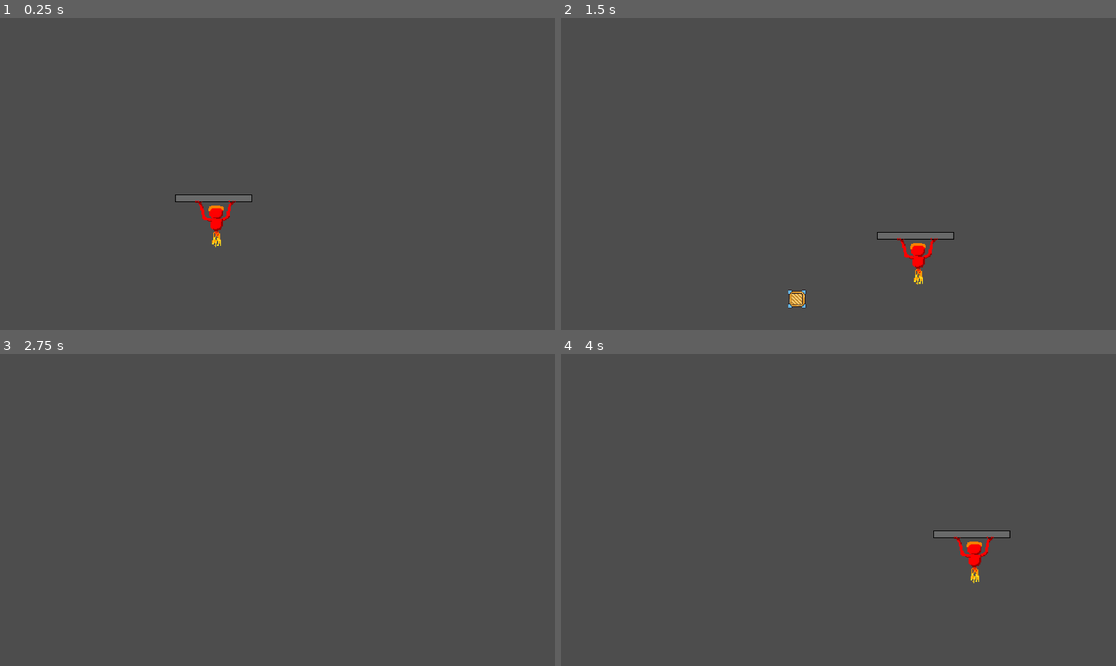
Above: before the commit, frames 1-4 (two rows, left to right).
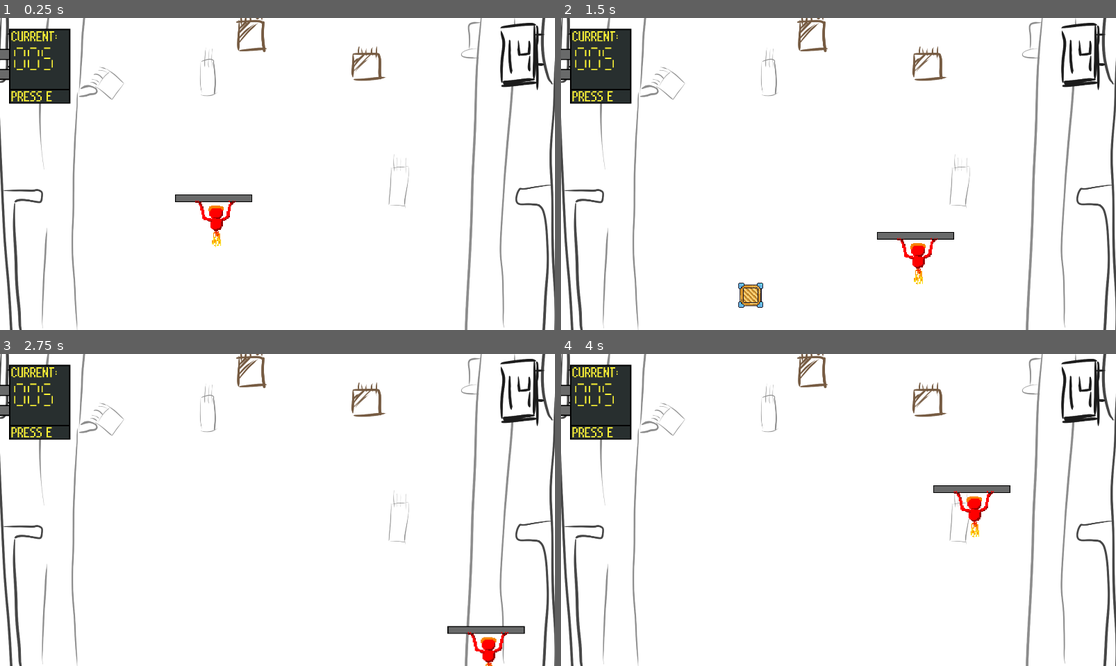
Above: after the commit, the same moments.

Repository: LuK4s09/BalanceBots
Game: Godot game, scene res://main.tscn
Two runs of this game, one before a commit and one after it. Both use one fixed random seed, a clock stepped at 60 frames per second and the inputs below.
Inputs:
- Up to frame 1 (0.25 s): no input
- Up to frame 2 (1.5 s): hold D (right) 0.53-1.28 s; hold S (down) from 1.28 s (still down)
- Up to frame 3 (2.75 s): release S (down) at 2.03 s; hold D (right) from 2.03 s (still down)
- Up to frame 4 (4 s): release D (right) at 2.78 s; hold W (up) 2.78-3.53 s; hold A (left) from 3.53 s (still down)

The runs differ from the first frame. In frame 1, 98% of the frame differs, in the area x 0-100%, y 0-100%; in frame 2, 98%; in frame 3, 99%; in frame 4, 99%.

Commit message:
Walls, background, collectArea (wip)
added walls to bottom and top, added background (wip) and a collection area (wip)

Diff:
--- /dev/null
+++ b/background.tscn
@@ -0,0 +1,17 @@
+[gd_scene load_steps=3 format=3 uid="uid://du5daq5unqrt7"]
+
+[ext_resource type="Texture2D" uid="uid://c6gxgo56as047" path="res://BalBotsBackgScrNoBots.png" id="1_je1hv"]
+[ext_resource type="Texture2D" uid="uid://do087k2x3yvg6" path="res://illuminatingDisplayPressE.png" id="2_u32kl"]
+
+[node name="Background" type="Node2D"]
+
+[node name="BalBotsBackgScrNoBots" type="Sprite2D" parent="."]
+position = Vector2(974.5, 556.844)
+scale = Vector2(1.0349, 1.0349)
+texture = ExtResource("1_je1hv")
+
+[node name="IlluminatingDisplayPressE" type="Sprite2D" parent="."]
+texture_filter = 3
+position = Vector2(112, 210)
+scale = Vector2(4.32813, 4.32813)
+texture = ExtResource("2_u32kl")
--- /dev/null
+++ b/collectArea.gd
@@ -0,0 +1,11 @@
+extends CollisionShape2D
+
+
+# Called when the node enters the scene tree for the first time.
+func _ready():
+	pass # Replace with function body.
+
+
+# Called every frame. 'delta' is the elapsed time since the previous frame.
+func _process(delta):
+	pass
--- /dev/null
+++ b/collect_area.tscn
@@ -0,0 +1,15 @@
+[gd_scene load_steps=3 format=3 uid="uid://bqt2dvsy3yiml"]
+
+[ext_resource type="Script" path="res://collectArea.gd" id="1_q6sbw"]
+
+[sub_resource type="RectangleShape2D" id="RectangleShape2D_5a83j"]
+size = Vector2(147, 145)
+
+[node name="collectArea" type="Node2D"]
+
+[node name="Area2D" type="Area2D" parent="."]
+
+[node name="CollisionShape2D" type="CollisionShape2D" parent="Area2D"]
+position = Vector2(73.5, 72.5)
+shape = SubResource("RectangleShape2D_5a83j")
+script = ExtResource("1_q6sbw")
--- a/frame.tscn
+++ b/frame.tscn
@@ -6,21 +6,35 @@
 [sub_resource type="RectangleShape2D" id="RectangleShape2D_sfm8i"]
 size = Vector2(20, 413.25)
 
+[sub_resource type="RectangleShape2D" id="RectangleShape2D_1krt3"]
+size = Vector2(1932, 20)
+
+[sub_resource type="RectangleShape2D" id="RectangleShape2D_xr4ag"]
+size = Vector2(1934, 20)
+
 [node name="Frame" type="StaticBody2D"]
 metadata/_edit_lock_ = true
 
-[node name="Wall1" type="CollisionShape2D" parent="."]
+[node name="wallLeft1" type="CollisionShape2D" parent="."]
 position = Vector2(-10.875, 186.992)
 shape = SubResource("RectangleShape2D_fj0gi")
 
-[node name="Wall2" type="CollisionShape2D" parent="."]
+[node name="wallRight1" type="CollisionShape2D" parent="."]
 position = Vector2(1931, 188)
 shape = SubResource("RectangleShape2D_fj0gi")
 
-[node name="CollisionShape2D" type="CollisionShape2D" parent="."]
+[node name="wallLeft2" type="CollisionShape2D" parent="."]
 position = Vector2(-10, 873.625)
 shape = SubResource("RectangleShape2D_sfm8i")
 
-[node name="CollisionShape2D2" type="CollisionShape2D" parent="."]
+[node name="wallRight2" type="CollisionShape2D" parent="."]
 position = Vector2(1931, 873)
 shape = SubResource("RectangleShape2D_sfm8i")
+
+[node name="wallBottom" type="CollisionShape2D" parent="."]
+position = Vector2(962, 979)
+shape = SubResource("RectangleShape2D_1krt3")
+
+[node name="wallTop" type="CollisionShape2D" parent="."]
+position = Vector2(963, 25)
+shape = SubResource("RectangleShape2D_xr4ag")
--- a/main.tscn
+++ b/main.tscn
@@ -1,15 +1,19 @@
-[gd_scene load_steps=4 format=3 uid="uid://m3asolprjd82"]
+[gd_scene load_steps=5 format=3 uid="uid://m3asolprjd82"]
 
+[ext_resource type="PackedScene" uid="uid://du5daq5unqrt7" path="res://background.tscn" id="1_8skxn"]
 [ext_resource type="PackedScene" uid="uid://d0agi2omt3r03" path="res://bot1.tscn" id="3_a8o5f"]
 [ext_resource type="PackedScene" uid="uid://dq32yttt5pqel" path="res://package.tscn" id="3_iidb8"]
 [ext_resource type="PackedScene" uid="uid://b406w4ii8jjdb" path="res://frame.tscn" id="4_m1v28"]
 
 [node name="Main" type="Node2D"]
 
-[node name="Package" parent="." instance=ExtResource("3_iidb8")]
-position = Vector2(818, -69)
+[node name="Background" parent="." instance=ExtResource("1_8skxn")]
+position = Vector2(-7, -34)
 
 [node name="Frame" parent="." instance=ExtResource("4_m1v28")]
 
+[node name="Package" parent="." instance=ExtResource("3_iidb8")]
+position = Vector2(650, -89)
+
 [node name="Bot" parent="." instance=ExtResource("3_a8o5f")]
 position = Vector2(809, 630)
--- a/package.tscn
+++ b/package.tscn
@@ -7,7 +7,7 @@
 friction = 4.0
 
 [sub_resource type="RectangleShape2D" id="RectangleShape2D_nlndr"]
-size = Vector2(64, 64)
+size = Vector2(86, 86)
 
 [node name="Package" type="RigidBody2D"]
 collision_layer = 2
@@ -17,17 +17,17 @@
 script = ExtResource("1_snlk7")
 
 [node name="BigPackage" type="CollisionShape2D" parent="."]
-position = Vector2(-1, 3)
+position = Vector2(6, 10)
 shape = SubResource("RectangleShape2D_nlndr")
 
 [node name="Kiste32x32" type="Sprite2D" parent="."]
 texture_filter = 3
-position = Vector2(-1, 3)
-scale = Vector2(2, 2)
+position = Vector2(6, 10)
+scale = Vector2(2.6875, 2.6875)
 texture = ExtResource("2_kcrur")
 
 [node name="VisibleOnScreenNotifier2D" type="VisibleOnScreenNotifier2D" parent="."]
-position = Vector2(-0.999878, 2.99998)
-scale = Vector2(3.2, 3.2)
+position = Vector2(6, 9.99986)
+scale = Vector2(4.3, 4.3)
 
 [connection signal="screen_exited" from="VisibleOnScreenNotifier2D" to="." method="_on_visible_on_screen_notifier_2d_screen_exited"]
--- a/project.godot
+++ b/project.godot
@@ -19,6 +19,10 @@
 
 window/size/viewport_width=1920
 window/size/viewport_height=1080
+
+[dotnet]
+
+project/assembly_name="Balance Bots"
 
 [input]
 
Binary file added: BalBotsBackgScrNoBots.png
Not shown, added: BalBotsBackgScrNoBots.png.import
Not shown: 1 places in frame.tscn that only renumber resources
Binary file added: illuminatingDisplayExample.aseprite
Binary file added: illuminatingDisplayPressE.png
Not shown, added: illuminatingDisplayPressE.png.import
